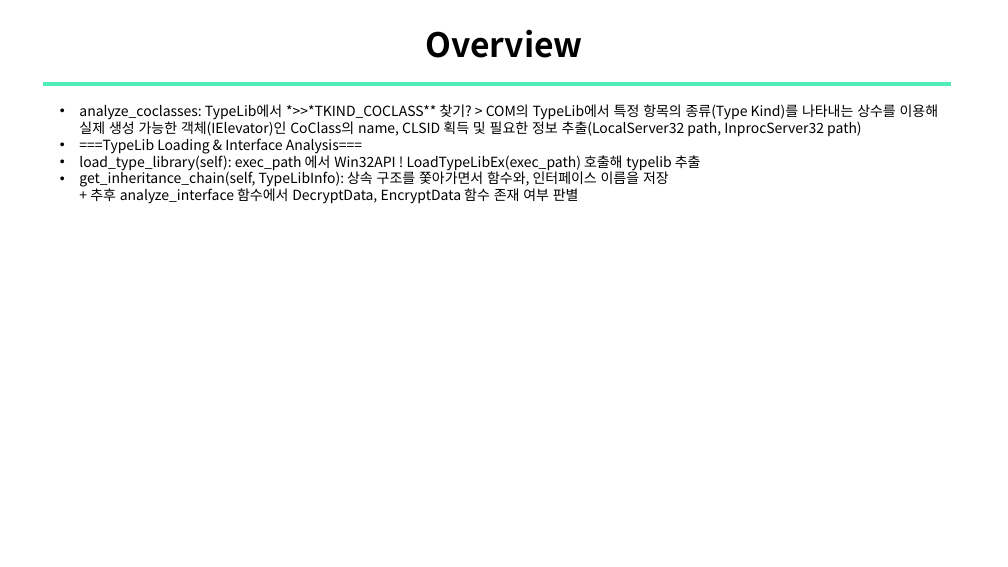
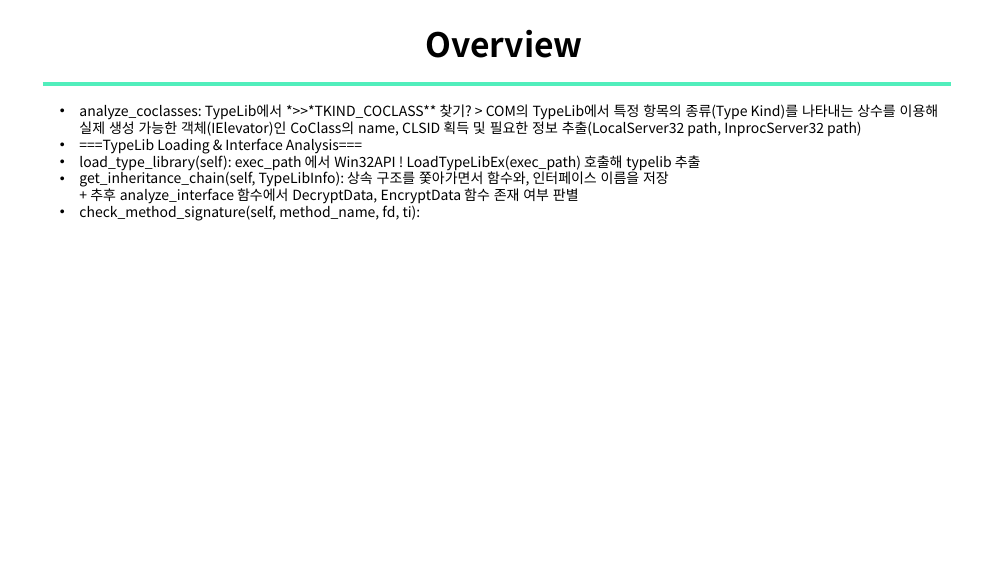
Before and after one commit to sewonpark-sec/SSL-Seminar, a slide deck: slide 6 of 16_COMrade_ABE_Analysis.pptx. Drawn at 1008x567 pixels with LibreOffice and Linux fonts; fonts in the diff are those of the drawing. Boxes give left, top, right and bottom in pixels: in the first picture for what was removed or moved away, otherwise in the second. Text is boxed around its words. In the diff, an @@ line names an element or a change of style, - is before the commit and + after.

Commit message:
upload: COMrade ABE Analysis

```diff
--- a/16_COMrade_ABE_Analysis.pptx
+++ b/16_COMrade_ABE_Analysis.pptx
@@ text at (x1=79, y1=203, x2=421, y2=221): paragraph added @@
+    • check_method_signature(self, method_name, fd, ti):
```
